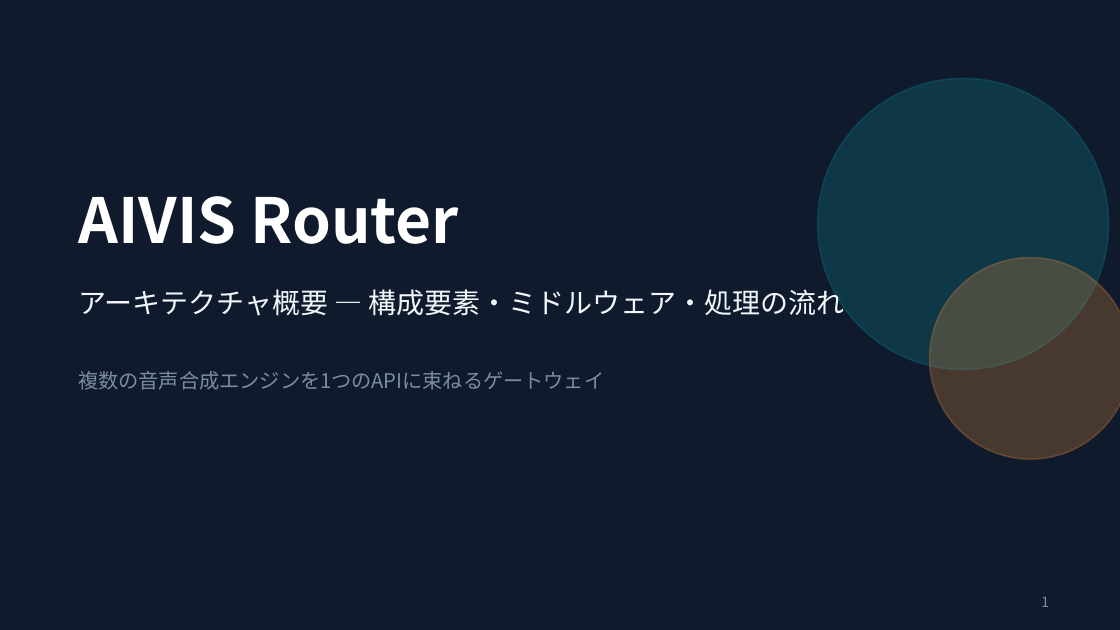
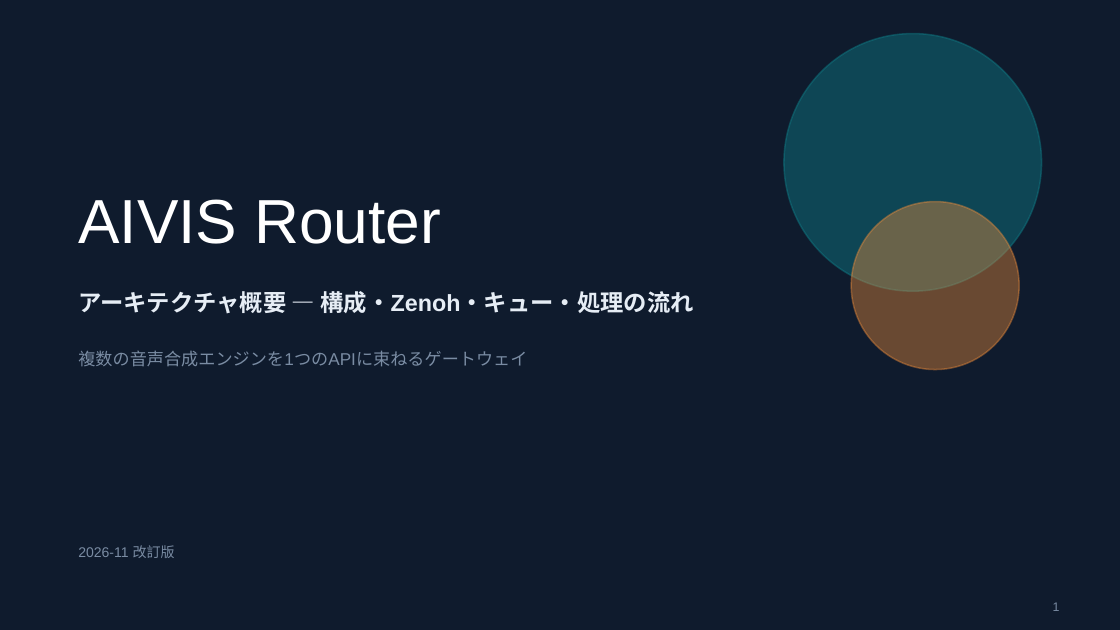
Before and after one commit to hit1023/hit-aivis-router, a slide deck: slide 1 of docs/aivis-router-architecture.pptx. Drawn at 1120x630 pixels with LibreOffice and Linux fonts; fonts in the diff are those of the drawing. Boxes give left, top, right and bottom in pixels: in the first picture for what was removed or moved away, otherwise in the second. Text is boxed around its words. In the diff, an @@ line names an element or a change of style, - is before the commit and + after.

```diff
--- a/docs/aivis-router-architecture.pptx
+++ b/docs/aivis-router-architecture.pptx
@@ ellipse resized from (x1=818, y1=78, x2=1109, y2=370) to (x1=784, y1=34, x2=1042, y2=291) @@
@@ ellipse at (x1=784, y1=34, x2=1042, y2=291): fill #0E7C86 at 30% opacity to #0E7C86 at 45% opacity @@
@@ text "AIVIS Router" at (x1=78, y1=199, x2=441, y2=244): font Noto Sans CJK JP to Arial, bold off @@
@@ ellipse resized from (x1=930, y1=258, x2=1120, y2=459) to (x1=851, y1=202, x2=1019, y2=370) @@
@@ ellipse at (x1=851, y1=202, x2=1019, y2=370): fill #F28F3B at 25% opacity to #F28F3B at 40% opacity @@
@@ text at (x1=78, y1=291, x2=694, y2=314): text changed; size 18 to 15 pt; font Noto Sans CJK JP to Arial; text colour #F3F6FA to #E6EDF5; bold on @@
-アーキテクチャ概要 ― 構成要素・ミドルウェア・処理の流れ
+アーキテクチャ概要 ― 構成・Zenoh・キュー・処理の流れ
@@ text "複数の音声合成エンジンを1つのAPIに束ねるゲートウェイ" moved from (x1=78, y1=371, x2=604, y2=390) to (x1=78, y1=350, x2=527, y2=367) @@
@@ text "複数の音声合成エンジンを1つのAPIに束ねるゲートウェイ" at (x1=78, y1=350, x2=527, y2=367): size 13 to 11 pt, font Noto Sans CJK JP to Arial @@
@@ text added at (x1=78, y1=545, x2=175, y2=558), 9 pt, text #7A8CA3 @@
+2026-11 改訂版
@@ page number moved from (x1=1041, y1=597, x2=1049, y2=607) to (x1=1053, y1=602, x2=1060, y2=611) @@
@@ page number at (x1=1053, y1=602, x2=1060, y2=611): size 9 to 8 pt, font Noto Sans CJK JP to Arial @@
```
Also in this commit, not shown: 10 other slides changed, 5 slides added, 1 slide removed, 1 other file.
